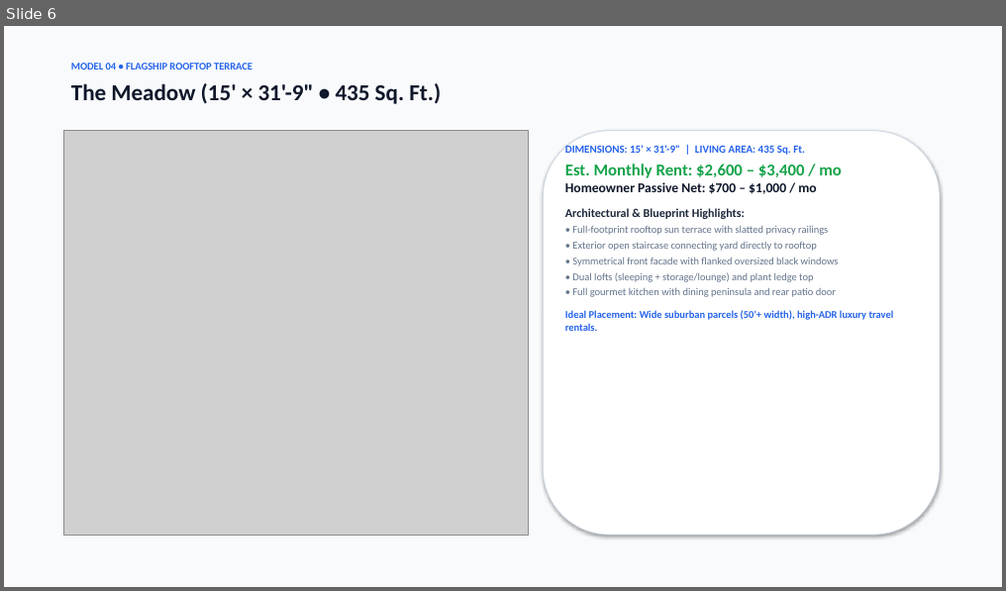
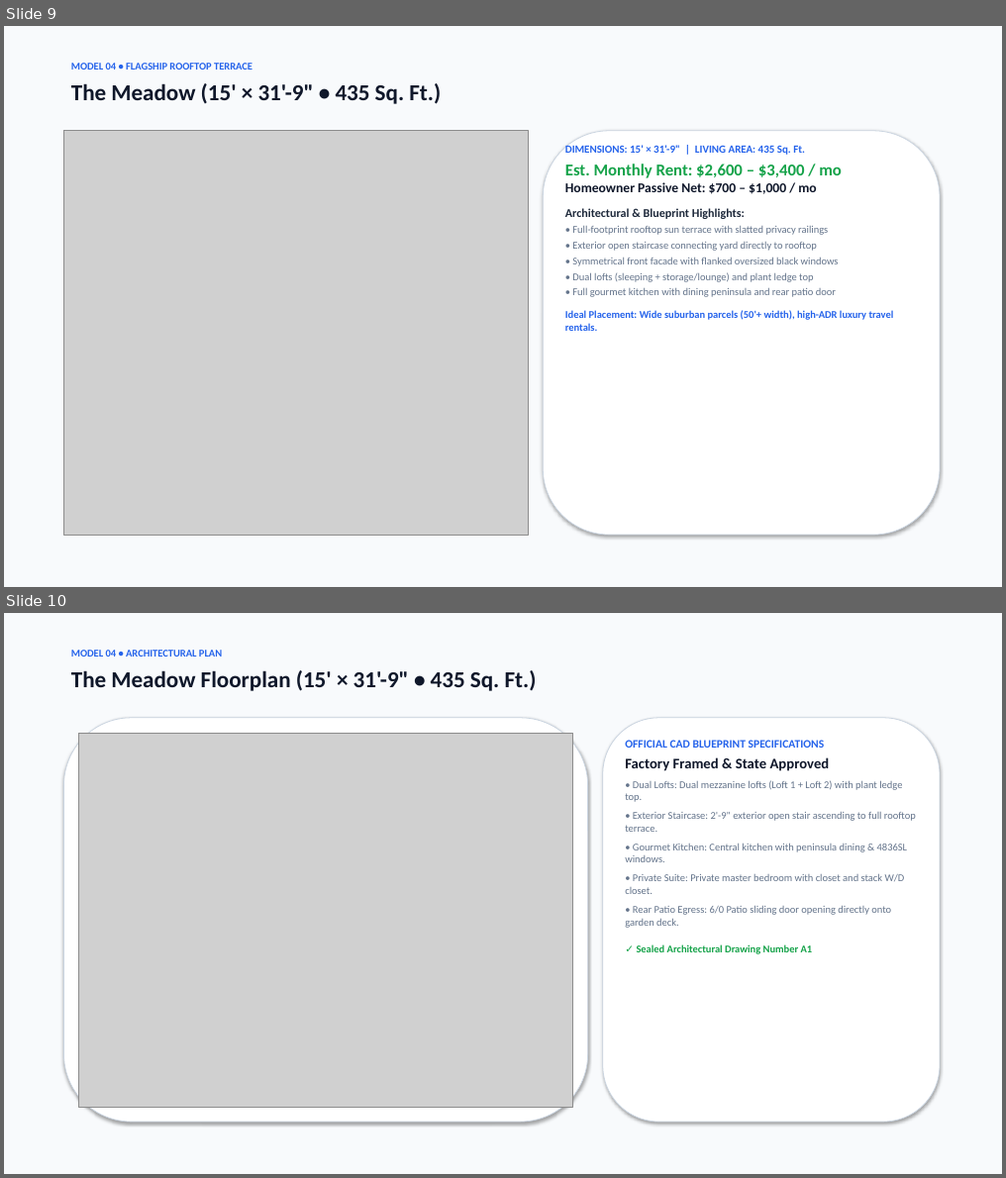
Before and after one commit to ricomiller23/restricted-securities-sourcing, a slide deck: haas-adu-configurator/public/downloads/S2A_Modular_ADU_HaaS_Portfolio.pptx. Shown one above the other, each under a label of ours: slide 6 before the commit, slides 9 and 10 after it. The pictures are 1006x591 and 1006x1178 pixels, drawn with LibreOffice and Linux fonts; fonts in the diff are those of the drawing; grey boxes stand for pictures. Boxes give left, top, right and bottom in pixels: in the first picture for what was removed or moved away, otherwise in the second. Text is boxed around its words. In the diff, an @@ line names an element or a change of style, - is before the commit and + after.

Commit message:
feat: integrate official CAD floorplans and full blueprint sheets into visualizer, decks, and gallery

```diff
--- a/haas-adu-configurator/public/downloads/S2A_Modular_ADU_HaaS_Portfolio.pptx
+++ b/haas-adu-configurator/public/downloads/S2A_Modular_ADU_HaaS_Portfolio.pptx
@@ slide 10 added at (4,613,1002,1174), background #FFFFFF @@
@@ rectangle added at (4,613,1002,1174), fill #F8FAFC @@
@@ text added at (71,650,222,657), 10 pt, text #2563EB, bold @@
+MODEL 04 • ARCHITECTURAL PLAN
@@ text added at (71,670,537,691), 22 pt, text #0F172A, bold @@
+The Meadow Floorplan (15' × 31'-9" • 435 Sq. Ft.)
@@ rounded rectangle added at (63,718,588,1122), fill #FFFFFF, outline #CBD5E1 0.75 pt @@
@@ rounded rectangle added at (603,718,940,1122), fill #FFFFFF, outline #CBD5E1 0.75 pt @@
@@ picture added at (79,733,573,1107) @@
@@ text added at (625,740,916,955), 10 pt, text #64748B @@
+OFFICIAL CAD BLUEPRINT SPECIFICATIONS
+Factory Framed & State Approved
+• Dual Lofts: Dual mezzanine lofts (Loft 1 + Loft 2) with plant ledge top.
+• Exterior Staircase: 2'-9" exterior open stair ascending to full rooftop terrace.
+• Gourmet Kitchen: Central kitchen with peninsula dining & 4836SL windows.
+• Private Suite: Private master bedroom with closet and stack W/D closet.
+• Rear Patio Egress: 6/0 Patio sliding door opening directly onto garden deck.
+✓ Sealed Architectural Drawing Number A1
@@ what was slide 6 is now slide 9 @@
```
Also in this commit, not shown: 2 slides changed, 4 other slides added, 14 other files.
